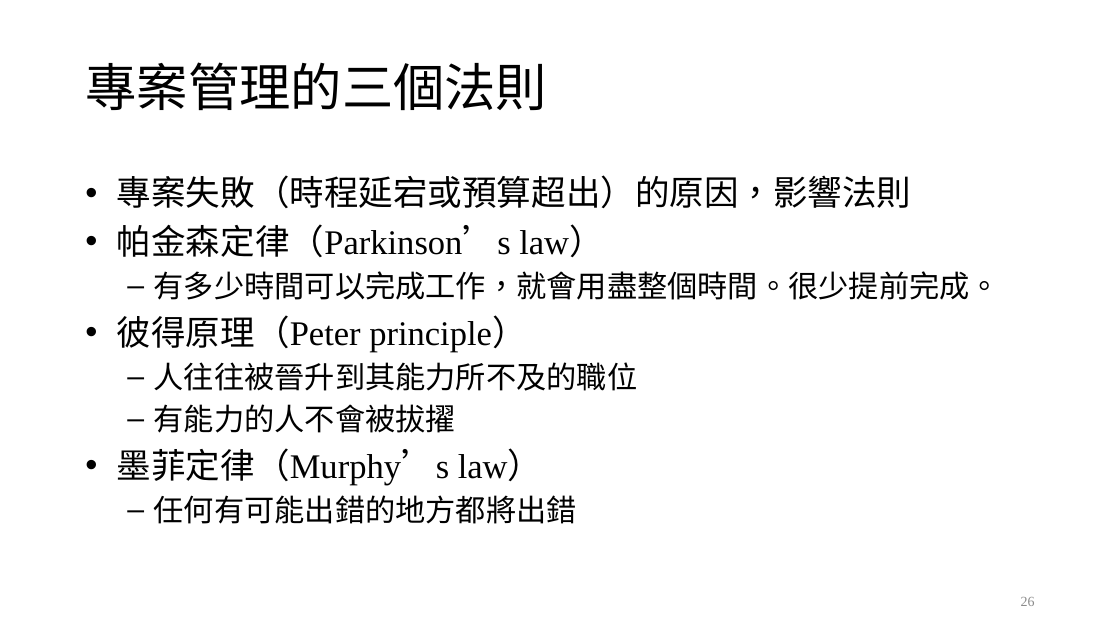
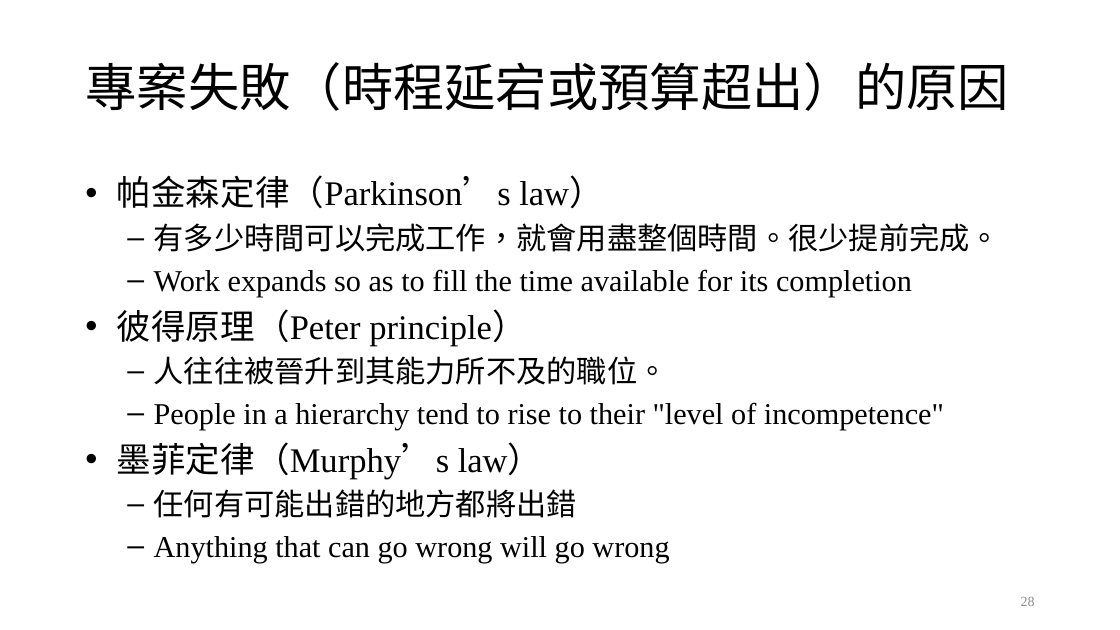
Before and after one commit to ywdeng/uscojywdeng, a slide deck: slide 28 of src/assets/1091/ProjectManagement/CH01/01.pptx (slide 26 before the commit). Drawn at 1120x630 pixels with LibreOffice and Linux fonts; fonts in the diff are those of the drawing. Boxes give left, top, right and bottom in pixels: in the first picture for what was removed or moved away, otherwise in the second. Text is boxed around its words. In the diff, an @@ line names an element or a change of style, - is before the commit and + after.

```diff
--- a/src/assets/1091/ProjectManagement/CH01/01.pptx
+++ b/src/assets/1091/ProjectManagement/CH01/01.pptx
@@ title at [85,62,1009,111]: text changed @@
-專案管理的三個法則
+專案失敗（時程延宕或預算超出）的原因
@@ text at [117,175,912,208]: paragraph removed @@
-• 專案失敗（時程延宕或預算超出）的原因，影響法則
@@ text at [154,269,912,297]: paragraph added @@
+  – Work expands so as to fill the time available for its completion
@@ text at [154,356,944,430]: text changed @@
-  – 人往往被晉升到其能力所不及的職位
-  – 有能力的人不會被拔擢
+  – 人往往被晉升到其能力所不及的職位。
+  – People in a hierarchy tend to rise to their "level of incompetence"
@@ text at [154,536,669,563]: paragraph added @@
+  – Anything that can go wrong will go wrong
```
Also in this commit, not shown: 12 other slides changed, 9 slides added, 6 other files.
